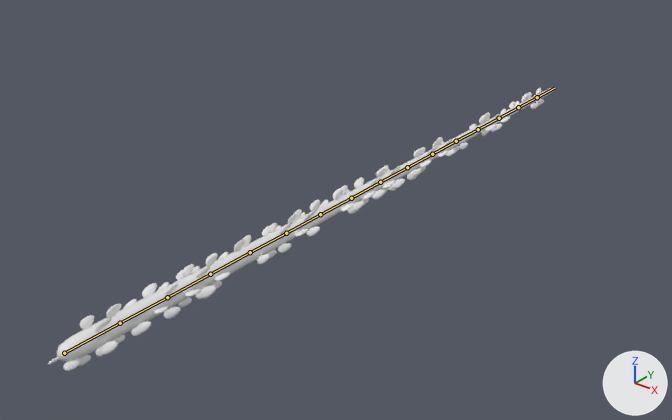
The Blender file Assets/Prefabs/whip.blend, before and after one commit.
Camera for both pictures: a 50 mm camera at (9.89, -6.21, 7.59) aimed at (-1.33, 7.82, -1.11). Arrows for +X, +Y and +Z are at lower right; the lights stay in place. Both versions are drawn at frame 6 of the action 'ArmatureAction'; the numbers are the values there. The bones that bend it are drawn over the model as lines.
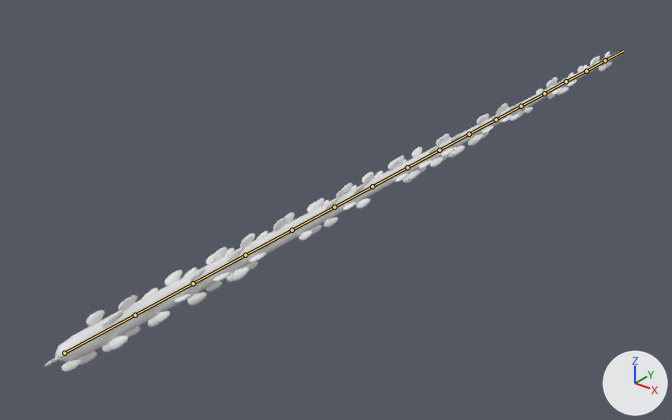
Changed parts and their boxes [x1, y1, x2, y2] in the pictures (672 x 420 px):
'Cube.002', posed (14% wider, 13% taller)
    before: [48, 88, 544, 371]
    after: [44, 51, 612, 372]
'Cube', posed (14% wider, 13% taller)
    before: [57, 87, 555, 362]
    after: [55, 50, 624, 362]
bone 'Bone', root to tip
    before: (64, 353) to (120, 323)
    after: (64, 353) to (135, 315)

The change, as a list of edits to the scene's bpy script:
```text
Change bone_bone:
    where bone_bone = bpy.data.objects['Armature'].pose.bones['Bone']
    bone_bone.scale: (1.0, 1.0, 1.0) -> (1.0, 1.28, 1.0)
```
